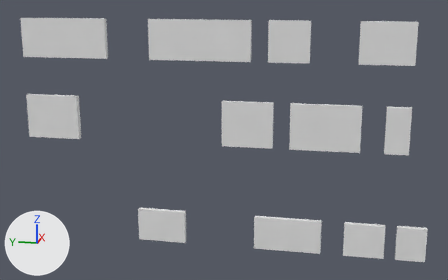
Renders of the OBJ model Kakuto/Assets/Sprites/Background/City/SideBuildings3/SideBuildings3-0.obj from each side of a commit.
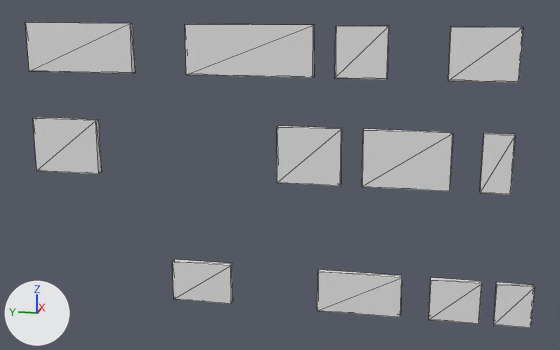
The first picture shows the older version from a 50 mm camera at (-10.52, -2.19, 2.58) aimed at (0.0, -0.08, -0.05). The close-ups show both versions on the part from 0% to 100% of the width and 0% to 100% of the height of that picture. Every picture has the same lights, and +X, +Y and +Z are marked at lower left. The close-ups show mesh edges as thin lines. Materials are left out; every surface is plain grey. Where no turn or scale is listed for an object, it has been applied to the vertices. Vertices at the same position are counted once.

In view in the first close-up: 'Untitled'.
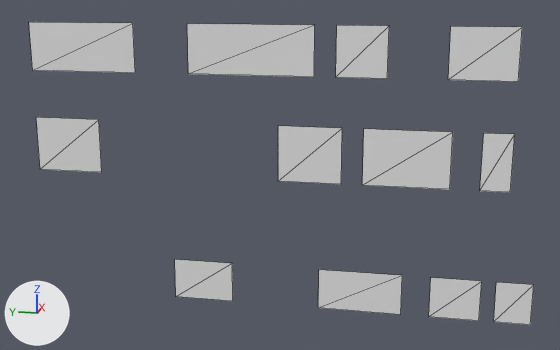
What differs and where, as boxes [x1, y1, x2, y2] in the close-ups (560 x 350 px):
'Untitled', reshaped
    before: [25, 22, 535, 328]
    after: [29, 22, 534, 325]
part 1 of me_untitled, deleted
    before: [25, 22, 535, 328]

Edits to the bpy script that builds the scene:
```text
Change me_untitled:
    used by ob_untitled; location = (0.0, 0.0, 0.0)
    remove me_untitled.from_pydata(...)  # 96 vertices, 144 faces; spans x -0.05..0.05, y -3.65..3.65, z -2.05..2.05
    add me_untitled.from_pydata(...)  # 48 vertices, 24 faces; spans x 0.05, y -3.65..3.65, z -2.05..2.05
    me_untitled part 1
    48 vertices are removed from x -0.05, y -3.65..3.65, z -2.05..2.05
    120 faces are deleted
```
